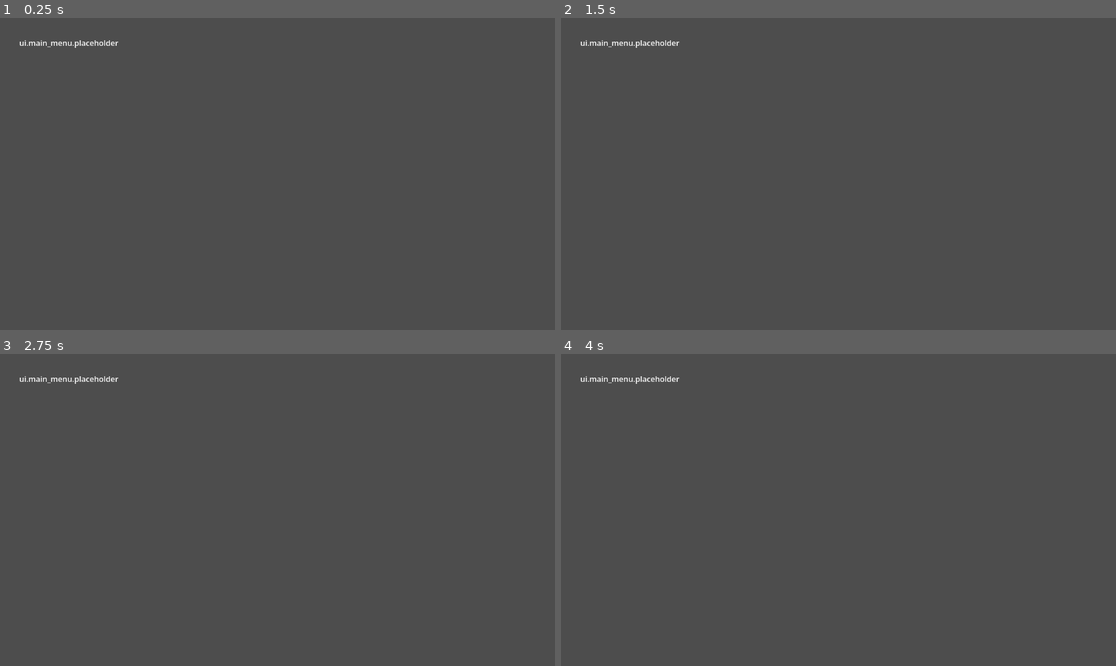
Above: before the commit, frames 1-4 (two rows, left to right).
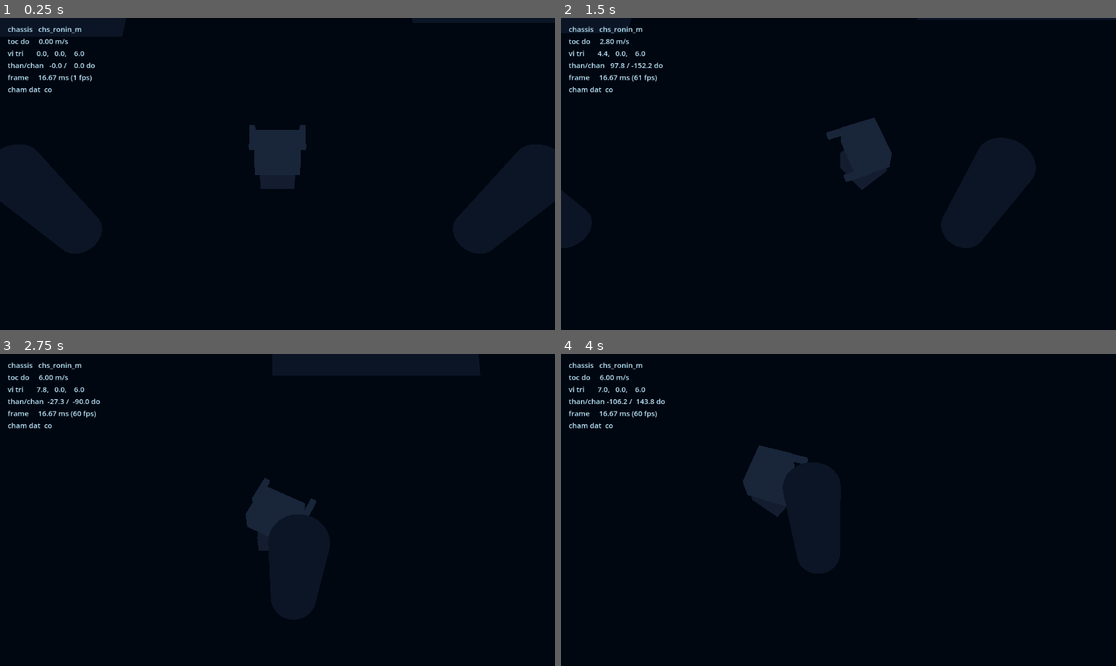
Above: after the commit, the same moments.

Repository: dat-j/AlienShooter
Game: Godot game, scene res://scenes/main/test_arena.tscn
The game is run twice, just before and just after one commit, with the same random seed, the same clock (stepped at 60 frames per second) and the same inputs. Before the commit the project starts from res://scenes/main/main.tscn.
Inputs (mouse positions are in pixels of both pictures, inside the frame that each line leads up to):
- Up to frame 1 (0.25 s): no input
- Up to frame 2 (1.5 s): tap Enter at 0.5 s; move the mouse to (960, 158) at 0.52 s; hold D (move_right) 0.53-1.25 s; tap Space (boost) at 0.6 s; click (960, 158) at 0.67 s; drag from (727, 189) to (810, 236) at 1.27 s
- Up to frame 3 (2.75 s): move the mouse to (333, 441) at 2.02 s; hold D (move_right) from 2.03 s (still down); right-click (333, 441) at 2.1 s
- Up to frame 4 (4 s): release D (move_right) at 2.75 s; drag from (810, 572) to (672, 463) at 2.77 s; move the mouse to (1005, 556) at 3.52 s; hold A (move_left) from 3.53 s (still down); tap Q (module_1) at 3.6 s

The runs differ from the first frame. In frame 1, 100% of the frame differs, in the area x 0-100%, y 0-100%; in frame 2, 100%; in frame 3, 100%; in frame 4, 100%.

Commit message:
T-111: sân tập 60×60 và bảng debug
Phòng kín bốn phía có dốc 18°, ba bậc thang và bốn cột chắn; mech chơi được
đặt sẵn; bảng debug hiện chassis, tốc độ, vị trí, góc thân/chân, frame time.
Đặt run/main_scene về sân tập để chạy thẳng bằng F5 cho tới khi có menu
chính (T-1003).

Co-Authored-By: Claude Opus 5 <noreply@anthropic.com>

Diff:
--- a/project.godot
+++ b/project.godot
@@ -12,7 +12,7 @@
 
 config/name="IRONHIVE"
 config/description="Top-down mech shooter. Xem docs/00-VISION.md"
-run/main_scene="res://scenes/main/main.tscn"
+run/main_scene="res://scenes/main/test_arena.tscn"
 config/features=PackedStringArray("4.7", "Forward Plus")
 
 [autoload]
--- /dev/null
+++ b/scenes/main/test_arena.tscn
@@ -0,0 +1,250 @@
+[gd_scene load_steps=22 format=3]
+
+[ext_resource type="PackedScene" path="res://scenes/player/mech.tscn" id="1_mech"]
+[ext_resource type="Script" path="res://src/ui/debug_stats_panel.gd" id="2_stats"]
+
+[sub_resource type="Environment" id="Environment_arena"]
+background_mode = 1
+background_color = Color(0.03, 0.04, 0.055, 1)
+ambient_light_source = 3
+ambient_light_color = Color(0.45, 0.55, 0.7, 1)
+ambient_light_energy = 0.6
+
+[sub_resource type="StandardMaterial3D" id="Mat_floor"]
+albedo_color = Color(0.11, 0.13, 0.16, 1)
+roughness = 0.9
+
+[sub_resource type="StandardMaterial3D" id="Mat_block"]
+albedo_color = Color(0.2, 0.24, 0.29, 1)
+roughness = 0.85
+
+[sub_resource type="BoxMesh" id="Mesh_floor"]
+size = Vector3(60, 1, 60)
+
+[sub_resource type="BoxShape3D" id="Shape_floor"]
+size = Vector3(60, 1, 60)
+
+[sub_resource type="BoxMesh" id="Mesh_wall_x"]
+size = Vector3(1, 6, 60)
+
+[sub_resource type="BoxShape3D" id="Shape_wall_x"]
+size = Vector3(1, 6, 60)
+
+[sub_resource type="BoxMesh" id="Mesh_wall_z"]
+size = Vector3(60, 6, 1)
+
+[sub_resource type="BoxShape3D" id="Shape_wall_z"]
+size = Vector3(60, 6, 1)
+
+[sub_resource type="BoxMesh" id="Mesh_ramp"]
+size = Vector3(12, 0.6, 16)
+
+[sub_resource type="BoxShape3D" id="Shape_ramp"]
+size = Vector3(12, 0.6, 16)
+
+[sub_resource type="BoxMesh" id="Mesh_step0"]
+size = Vector3(10, 0.45, 2)
+
+[sub_resource type="BoxShape3D" id="Shape_step0"]
+size = Vector3(10, 0.45, 2)
+
+[sub_resource type="BoxMesh" id="Mesh_step1"]
+size = Vector3(10, 0.45, 2)
+
+[sub_resource type="BoxShape3D" id="Shape_step1"]
+size = Vector3(10, 0.45, 2)
+
+[sub_resource type="BoxMesh" id="Mesh_step2"]
+size = Vector3(10, 0.45, 2)
+
+[sub_resource type="BoxShape3D" id="Shape_step2"]
+size = Vector3(10, 0.45, 2)
+
+[sub_resource type="CylinderMesh" id="Mesh_pillar"]
+top_radius = 1.0
+bottom_radius = 1.0
+height = 6.0
+
+[sub_resource type="CylinderShape3D" id="Shape_pillar"]
+radius = 1.0
+height = 6.0
+
+[node name="TestArena" type="Node3D"]
+
+[node name="WorldEnvironment" type="WorldEnvironment" parent="."]
+environment = SubResource("Environment_arena")
+
+[node name="DirectionalLight3D" type="DirectionalLight3D" parent="."]
+transform = Transform3D(0.906308, 0, 0.422618, 0.346189, 0.573576, -0.742404, -0.242404, 0.819152, 0.519837, 0, 20, 0)
+shadow_enabled = true
+
+[node name="Floor" type="StaticBody3D" parent="."]
+transform = Transform3D(1, 0, -0, 0, 1, 0, 0, -0, 1, 0, -0.5, 0)
+collision_layer = 1
+collision_mask = 0
+
+[node name="MeshInstance3D" type="MeshInstance3D" parent="Floor"]
+mesh = SubResource("Mesh_floor")
+material_override = SubResource("Mat_floor")
+
+[node name="CollisionShape3D" type="CollisionShape3D" parent="Floor"]
+shape = SubResource("Shape_floor")
+
+[node name="WallNorth" type="StaticBody3D" parent="."]
+transform = Transform3D(1, 0, -0, 0, 1, 0, 0, -0, 1, 0, 3, -30)
+collision_layer = 1
+collision_mask = 0
+
+[node name="MeshInstance3D" type="MeshInstance3D" parent="WallNorth"]
+mesh = SubResource("Mesh_wall_z")
+material_override = SubResource("Mat_block")
+
+[node name="CollisionShape3D" type="CollisionShape3D" parent="WallNorth"]
+shape = SubResource("Shape_wall_z")
+
+[node name="WallSouth" type="StaticBody3D" parent="."]
+transform = Transform3D(1, 0, -0, 0, 1, 0, 0, -0, 1, 0, 3, 30)
+collision_layer = 1
+collision_mask = 0
+
+[node name="MeshInstance3D" type="MeshInstance3D" parent="WallSouth"]
+mesh = SubResource("Mesh_wall_z")
+material_override = SubResource("Mat_block")
+
+[node name="CollisionShape3D" type="CollisionShape3D" parent="WallSouth"]
+shape = SubResource("Shape_wall_z")
+
+[node name="WallEast" type="StaticBody3D" parent="."]
+transform = Transform3D(1, 0, -0, 0, 1, 0, 0, -0, 1, 30, 3, 0)
+collision_layer = 1
+collision_mask = 0
+
+[node name="MeshInstance3D" type="MeshInstance3D" parent="WallEast"]
+mesh = SubResource("Mesh_wall_x")
+material_override = SubResource("Mat_block")
+
+[node name="CollisionShape3D" type="CollisionShape3D" parent="WallEast"]
+shape = SubResource("Shape_wall_x")
+
+[node name="WallWest" type="StaticBody3D" parent="."]
+transform = Transform3D(1, 0, -0, 0, 1, 0, 0, -0, 1, -30, 3, 0)
+collision_layer = 1
+collision_mask = 0
+
+[node name="MeshInstance3D" type="MeshInstance3D" parent="WallWest"]
+mesh = SubResource("Mesh_wall_x")
+material_override = SubResource("Mat_block")
+
+[node name="CollisionShape3D" type="CollisionShape3D" parent="WallWest"]
+shape = SubResource("Shape_wall_x")
+
+[node name="Ramp" type="StaticBody3D" parent="."]
+transform = Transform3D(1, 0, -0, -0, 0.951057, -0.309017, 0, 0.309017, 0.951057, 14, 1.6, -10)
+collision_layer = 1
+collision_mask = 0
+
+[node name="MeshInstance3D" type="MeshInstance3D" parent="Ramp"]
+mesh = SubResource("Mesh_ramp")
+material_override = SubResource("Mat_block")
+
+[node name="CollisionShape3D" type="CollisionShape3D" parent="Ramp"]
+shape = SubResource("Shape_ramp")
+
+[node name="Step0" type="StaticBody3D" parent="."]
+transform = Transform3D(1, 0, -0, 0, 1, 0, 0, -0, 1, -14, 0.225, -4)
+collision_layer = 1
+collision_mask = 0
+
+[node name="MeshInstance3D" type="MeshInstance3D" parent="Step0"]
+mesh = SubResource("Mesh_step0")
+material_override = SubResource("Mat_block")
+
+[node name="CollisionShape3D" type="CollisionShape3D" parent="Step0"]
+shape = SubResource("Shape_step0")
+
+[node name="Step1" type="StaticBody3D" parent="."]
+transform = Transform3D(1, 0, -0, 0, 1, 0, 0, -0, 1, -14, 0.675, -6)
+collision_layer = 1
+collision_mask = 0
+
+[node name="MeshInstance3D" type="MeshInstance3D" parent="Step1"]
+mesh = SubResource("Mesh_step1")
+material_override = SubResource("Mat_block")
+
+[node name="CollisionShape3D" type="CollisionShape3D" parent="Step1"]
+shape = SubResource("Shape_step1")
+
+[node name="Step2" type="StaticBody3D" parent="."]
+transform = Transform3D(1, 0, -0, 0, 1, 0, 0, -0, 1, -14, 1.125, -8)
+collision_layer = 1
+collision_mask = 0
+
+[node name="MeshInstance3D" type="MeshInstance3D" parent="Step2"]
+mesh = SubResource("Mesh_step2")
+material_override = SubResource("Mat_block")
+
+[node name="CollisionShape3D" type="CollisionShape3D" parent="Step2"]
+shape = SubResource("Shape_step2")
+
+[node name="Pillar0" type="StaticBody3D" parent="."]
+transform = Transform3D(1, 0, -0, 0, 1, 0, 0, -0, 1, -9, 3, 9)
+collision_layer = 1
+collision_mask = 0
+
+[node name="MeshInstance3D" type="MeshInstance3D" parent="Pillar0"]
+mesh = SubResource("Mesh_pillar")
+material_override = SubResource("Mat_block")
+
+[node name="CollisionShape3D" type="CollisionShape3D" parent="Pillar0"]
+shape = SubResource("Shape_pillar")
+
+[node name="Pillar1" type="StaticBody3D" parent="."]
+transform = Transform3D(1, 0, -0, 0, 1, 0, 0, -0, 1, 9, 3, 9)
+collision_layer = 1
+collision_mask = 0
+
+[node name="MeshInstance3D" type="MeshInstance3D" parent="Pillar1"]
+mesh = SubResource("Mesh_pillar")
+material_override = SubResource("Mat_block")
+
+[node name="CollisionShape3D" type="CollisionShape3D" parent="Pillar1"]
+shape = SubResource("Shape_pillar")
+
+[node name="Pillar2" type="StaticBody3D" parent="."]
+transform = Transform3D(1, 0, -0, 0, 1, 0, 0, -0, 1, -9, 3, -18)
+collision_layer = 1
+collision_mask = 0
+
+[node name="MeshInstance3D" type="MeshInstance3D" parent="Pillar2"]
+mesh = SubResource("Mesh_pillar")
+material_override = SubResource("Mat_block")
+
+[node name="CollisionShape3D" type="CollisionShape3D" parent="Pillar2"]
+shape = SubResource("Shape_pillar")
+
+[node name="Pillar3" type="StaticBody3D" parent="."]
+transform = Transform3D(1, 0, -0, 0, 1, 0, 0, -0, 1, 9, 3, 18)
+collision_layer = 1
+collision_mask = 0
+
+[node name="MeshInstance3D" type="MeshInstance3D" parent="Pillar3"]
+mesh = SubResource("Mesh_pillar")
+material_override = SubResource("Mat_block")
+
+[node name="CollisionShape3D" type="CollisionShape3D" parent="Pillar3"]
+shape = SubResource("Shape_pillar")
+
+[node name="Mech" parent="." instance=ExtResource("1_mech")]
+transform = Transform3D(1, 0, 0, 0, 1, 0, 0, 0, 1, 0, 0.1, 6)
+
+[node name="DebugLayer" type="CanvasLayer" parent="."]
+
+[node name="DebugStats" type="Label" parent="DebugLayer"]
+offset_left = 16.0
+offset_top = 12.0
+offset_right = 420.0
+offset_bottom = 160.0
+theme_override_colors/font_color = Color(0.75, 0.92, 1, 1)
+theme_override_font_sizes/font_size = 15
+script = ExtResource("2_stats")
+mech_path = NodePath("../../Mech")
--- a/scenes/player/mech.tscn
+++ b/scenes/player/mech.tscn
@@ -112,5 +112,6 @@
 script = ExtResource("4_rig")
 
 [node name="Camera3D" type="Camera3D" parent="CameraRig"]
+current = true
 transform = Transform3D(1, 0, 0, 0, 0.469472, -0.882948, 0, 0.882948, 0.469472, 0, 19.4248, 10.3284)
 fov = 38.0
--- /dev/null
+++ b/src/ui/debug_stats_panel.gd
@@ -0,0 +1,44 @@
+class_name DebugStatsPanel
+extends Label
+
+## Bảng số liệu của sân tập (T-111): tốc độ, vị trí, frame time.
+## CHỈ dùng trong build debug — T-1502 loại bỏ hoàn toàn khỏi build phát hành,
+## nên phần chữ ở đây không đi qua `tr()` như UI thật.
+
+const UPDATE_INTERVAL: float = 0.1
+
+@export var mech_path: NodePath
+
+var _elapsed: float = 0.0
+
+@onready var _mech: MechController = get_node_or_null(mech_path) as MechController
+
+
+func _process(delta: float) -> void:
+    _elapsed += delta
+    if _elapsed < UPDATE_INTERVAL:
+        return
+    _elapsed = 0.0
+    text = build_text(_mech, delta)
+
+
+## Hàm thuần tuý để test được: dựng chuỗi từ trạng thái mech.
+static func build_text(mech: MechController, delta: float) -> String:
+    if mech == null:
+        return "chưa gắn mech"
+    var horizontal := Vector2(mech.velocity.x, mech.velocity.z)
+    var chassis_name: String = "—"
+    if mech.chassis_data != null:
+        chassis_name = String(mech.chassis_data.id)
+    return "\n".join([
+        "chassis   %s" % chassis_name,
+        "toc do    %5.2f m/s" % horizontal.length(),
+        "vi tri    %6.1f, %5.1f, %6.1f" % [
+            mech.global_position.x, mech.global_position.y, mech.global_position.z
+        ],
+        "than/chan %6.1f / %6.1f do" % [
+            rad_to_deg(mech.torso_pivot.rotation.y), rad_to_deg(mech.legs_pivot.rotation.y)
+        ],
+        "frame     %5.2f ms (%d fps)" % [delta * 1000.0, Engine.get_frames_per_second()],
+        "cham dat  %s" % ("co" if mech.is_on_floor() else "khong"),
+    ])
--- /dev/null
+++ b/tests/test_test_arena.gd
@@ -0,0 +1,52 @@
+extends GutTest
+
+## T-111 — sân tập: phòng 60×60 có dốc/bậc/cột, mech chơi được, bảng debug.
+
+const ARENA_SCENE: PackedScene = preload("res://scenes/main/test_arena.tscn")
+
+
+func _make_arena() -> Node3D:
+    return add_child_autofree(ARENA_SCENE.instantiate()) as Node3D
+
+
+func test_arena_runs_standalone_with_a_playable_mech() -> void:
+    var arena := _make_arena()
+    var mech := arena.get_node_or_null("Mech") as MechController
+    assert_not_null(mech, "sân tập phải có sẵn mech chơi được")
+    assert_not_null(mech.camera_rig, "mech trong sân tập phải có camera")
+    assert_true(mech.global_position.y >= 0.0, "mech phải đứng trên sàn")
+
+
+func test_arena_has_slope_steps_and_pillars_to_test_movement() -> void:
+    var arena := _make_arena()
+    assert_not_null(arena.get_node_or_null("Ramp"), "phải có dốc")
+    assert_not_null(arena.get_node_or_null("Step0"), "phải có bậc")
+    assert_not_null(arena.get_node_or_null("Pillar0"), "phải có cột chắn")
+    var walls: Array[String] = ["WallNorth", "WallSouth", "WallEast", "WallWest"]
+    for wall: String in walls:
+        assert_not_null(arena.get_node_or_null(wall), "phải kín bốn phía: thiếu %s" % wall)
+
+
+func test_floor_is_sixty_by_sixty_metres() -> void:
+    var arena := _make_arena()
+    var floor_body := arena.get_node_or_null("Floor") as StaticBody3D
+    var shape := floor_body.get_node("CollisionShape3D") as CollisionShape3D
+    var box := shape.shape as BoxShape3D
+    assert_almost_eq(box.size.x, 60.0, 0.001, "sàn rộng 60m")
+    assert_almost_eq(box.size.z, 60.0, 0.001, "sàn dài 60m")
+
+
+func test_debug_panel_reports_speed_position_and_frame_time() -> void:
+    var arena := _make_arena()
+    var mech := arena.get_node_or_null("Mech") as MechController
+    mech.velocity = Vector3(3.0, 0.0, 4.0)
+    var text: String = DebugStatsPanel.build_text(mech, 1.0 / 60.0)
+    assert_string_contains(text, "5.00", "phải hiện tốc độ thực (3,4 → 5 m/s)")
+    assert_string_contains(text, "vi tri", "phải hiện vị trí")
+    assert_string_contains(text, "frame", "phải hiện frame time")
+
+
+func test_debug_panel_survives_missing_mech() -> void:
+    var text: String = DebugStatsPanel.build_text(null, 0.016)
+    assert_string_contains(text, "chua gan mech".replace("chua gan", "chưa gắn"),
+        "không có mech thì báo rõ chứ không crash")
Not shown, added: src/ui/debug_stats_panel.gd.uid
Not shown, added: tests/test_test_arena.gd.uid
